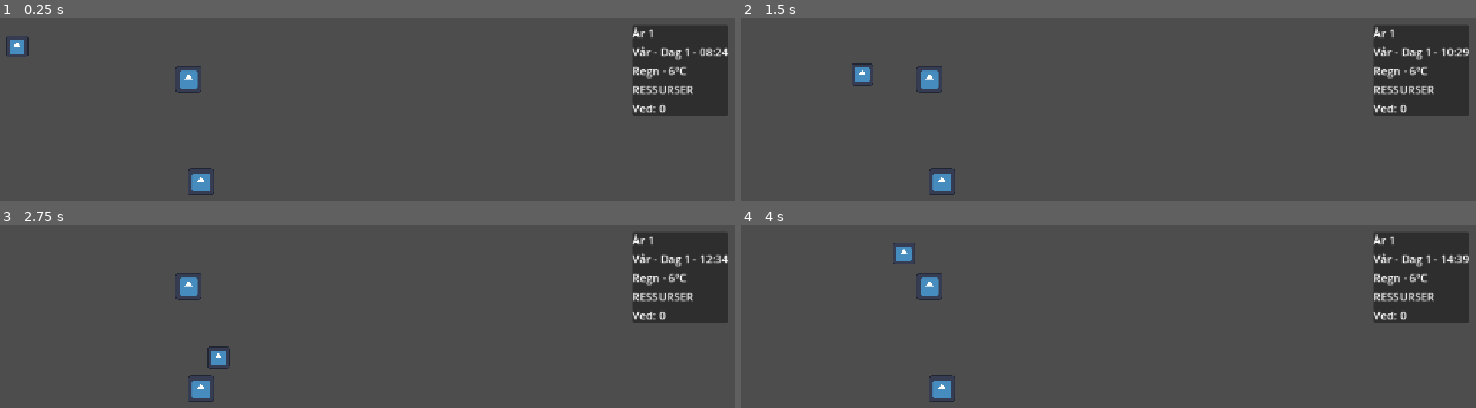
Above: before the commit, frames 1-4 (two rows, left to right).
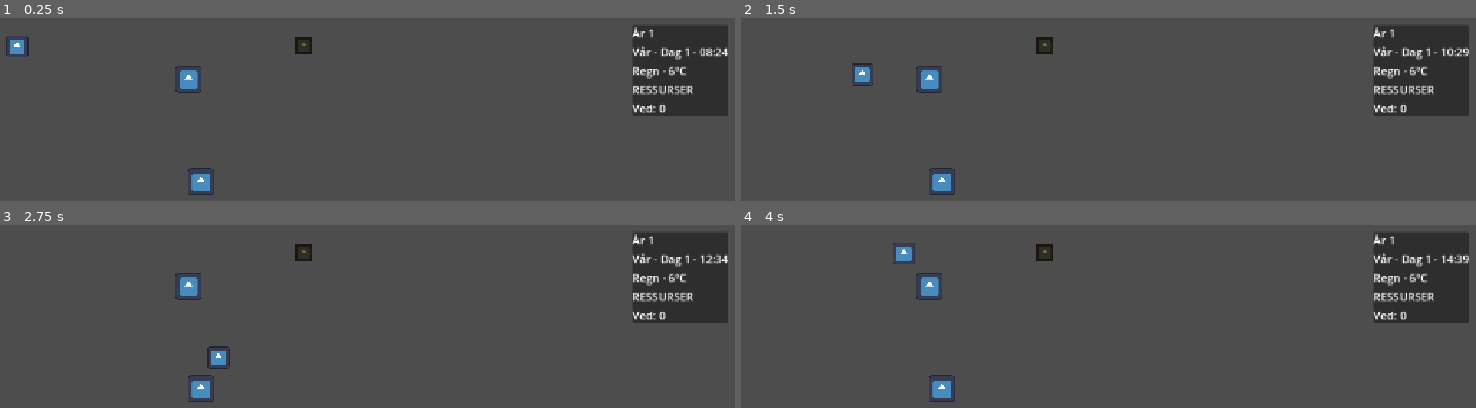
Above: after the commit, the same moments.

Repository: JayPeeJP/Nordgard
Game: Godot game, scene res://scenes/world/farm.tscn
Two runs of this game, one before a commit and one after it. Both use one fixed random seed, a clock stepped at 60 frames per second and the inputs below. The project has no main scene, so this scene is started directly. The engine's default icon, where the game draws it, is replaced by a stand-in: a white triangle on a blue panel in a dark square.
Inputs:
- Up to frame 1 (0.25 s): no input
- Up to frame 2 (1.5 s): hold D (move_right) 0.53-1.28 s; hold E (interact) 0.53-1.28 s; hold S (move_down) from 1.28 s (still down); tap E (interact) at 1.35 s
- Up to frame 3 (2.75 s): release S (move_down) at 2.03 s; hold D (move_right) from 2.03 s (still down); hold E (interact) from 2.03 s (still down)
- Up to frame 4 (4 s): release D (move_right) at 2.78 s; release E (interact) at 2.78 s; hold W (move_up) 2.78-3.53 s; tap E (interact) at 2.85 s; hold A (move_left) from 3.53 s (still down); hold E (interact) from 3.53 s (still down)

The runs differ from the first frame. In frame 1, 0.2% of the frame differs, in the area x 40-43%, y 10-20%; in frame 2, 0.2%; in frame 3, 0.2%; in frame 4, 0.2%.

Commit message:
feat: add basic crop planting growth and harvesting

Diff:
--- a/autoload/game_time.gd
+++ b/autoload/game_time.gd
@@ -12,6 +12,7 @@
 var hour: int = 8
 var minute: int = 0
 var year: int = 1
+var total_day: int = 1
 
 var seasons: Array[String] = [
 	"Vår",
@@ -49,6 +50,7 @@
 	var previous_season := get_season()
 
 	day += 1
+	total_day += 1
 
 	var days_per_year := days_per_season * seasons.size()
 
--- /dev/null
+++ b/scenes/objects/potato_plot.tscn
@@ -0,0 +1,17 @@
+[gd_scene format=3 uid="uid://cmdo7q3l3ette"]
+
+[ext_resource type="Script" uid="uid://bh75oybl6qykg" path="res://scripts/objects/potato_plot.gd" id="1_i74ho"]
+[ext_resource type="Texture2D" uid="uid://beoxusl8peisn" path="res://icon.svg" id="2_rd1aq"]
+
+[sub_resource type="RectangleShape2D" id="RectangleShape2D_i74ho"]
+size = Vector2(26, 26)
+
+[node name="PotatoPlot" type="StaticBody2D" unique_id=1871770989]
+script = ExtResource("1_i74ho")
+
+[node name="Sprite2D" type="Sprite2D" parent="." unique_id=162735410]
+scale = Vector2(0.2, 0.2)
+texture = ExtResource("2_rd1aq")
+
+[node name="CollisionShape2D" type="CollisionShape2D" parent="." unique_id=1376636406]
+shape = SubResource("RectangleShape2D_i74ho")
--- a/scenes/world/farm.tscn
+++ b/scenes/world/farm.tscn
@@ -5,6 +5,7 @@
 [ext_resource type="Script" uid="uid://chbc8hs4qh21w" path="res://scripts/player/player.gd" id="2_hfo5h"]
 [ext_resource type="PackedScene" uid="uid://biqbysyrmeero" path="res://scenes/objects/tree.tscn" id="4_hfo5h"]
 [ext_resource type="PackedScene" uid="uid://b2h25me20dyjl" path="res://scenes/ui/hud.tscn" id="5_52ivh"]
+[ext_resource type="PackedScene" uid="uid://cmdo7q3l3ette" path="res://scenes/objects/potato_plot.tscn" id="6_rheot"]
 
 [sub_resource type="CapsuleShape2D" id="CapsuleShape2D_eyky5"]
 radius = 15.0
@@ -35,3 +36,6 @@
 offset_top = 26.0
 offset_right = 948.0
 offset_bottom = 26.0
+
+[node name="PotatoPlot" parent="." unique_id=1186197693 instance=ExtResource("6_rheot")]
+position = Vector2(475, 56)
--- /dev/null
+++ b/scripts/objects/potato_plot.gd
@@ -0,0 +1,89 @@
+extends StaticBody2D
+
+enum State {
+	EMPTY,
+	GROWING,
+	READY
+}
+
+@export var days_to_grow: int = 4
+@export var harvest_amount: int = 4
+
+var state: State = State.EMPTY
+var planted_day: int = 0
+
+
+func _ready() -> void:
+	GameTime.day_changed.connect(_on_day_changed)
+	update_visual()
+
+
+func interact() -> void:
+	match state:
+		State.EMPTY:
+			plant()
+
+		State.GROWING:
+			print(
+				"Poteten vokser. ",
+				get_days_remaining(),
+				" dager igjen."
+			)
+
+		State.READY:
+			harvest()
+
+
+func plant() -> void:
+	state = State.GROWING
+	planted_day = GameTime.day
+
+	print("Potet plantet på dag ", planted_day)
+
+	update_visual()
+
+
+func harvest() -> void:
+	Inventory.add_item("potato", harvest_amount)
+
+	print("Høstet ", harvest_amount, " poteter.")
+
+	state = State.EMPTY
+	planted_day = 0
+
+	update_visual()
+
+
+func _on_day_changed(_day: int) -> void:
+	if state != State.GROWING:
+		return
+
+	if get_growth_days() >= days_to_grow:
+		state = State.READY
+
+		print("Potetene er klare til høsting!")
+
+		update_visual()
+
+
+func get_growth_days() -> int:
+	if state == State.EMPTY:
+		return 0
+
+	return GameTime.day - planted_day
+
+
+func get_days_remaining() -> int:
+	return max(days_to_grow - get_growth_days(), 0)
+
+
+func update_visual() -> void:
+	match state:
+		State.EMPTY:
+			modulate = Color(0.55, 0.35, 0.20)
+
+		State.GROWING:
+			modulate = Color(0.40, 0.75, 0.30)
+
+		State.READY:
+			modulate = Color(0.85, 0.75, 0.25)
--- a/scripts/player/player.gd
+++ b/scripts/player/player.gd
@@ -31,6 +31,15 @@
 	for body in bodies:
 		print("Found: ", body.name)
 
+		if body == self:
+			continue
+
+		if body.has_method("interact"):
+			print("Calling interact on: ", body.name)
+			body.interact()
+			return
+
 		if body.has_method("take_hit"):
+			print("Calling take_hit on: ", body.name)
 			body.take_hit()
 			return
Not shown, added: scripts/objects/potato_plot.gd.uid
